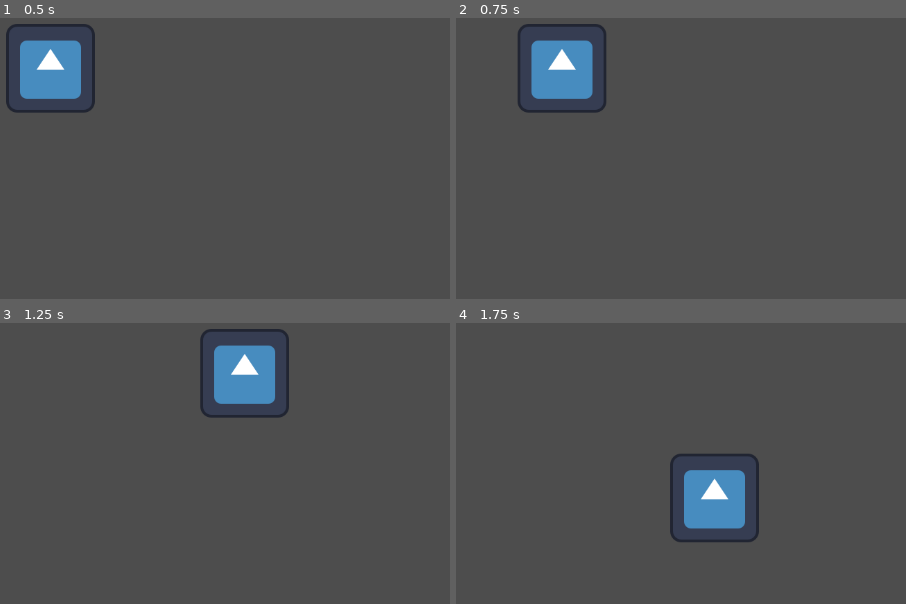
Above: before the commit, frames 1-4 (two rows, left to right).
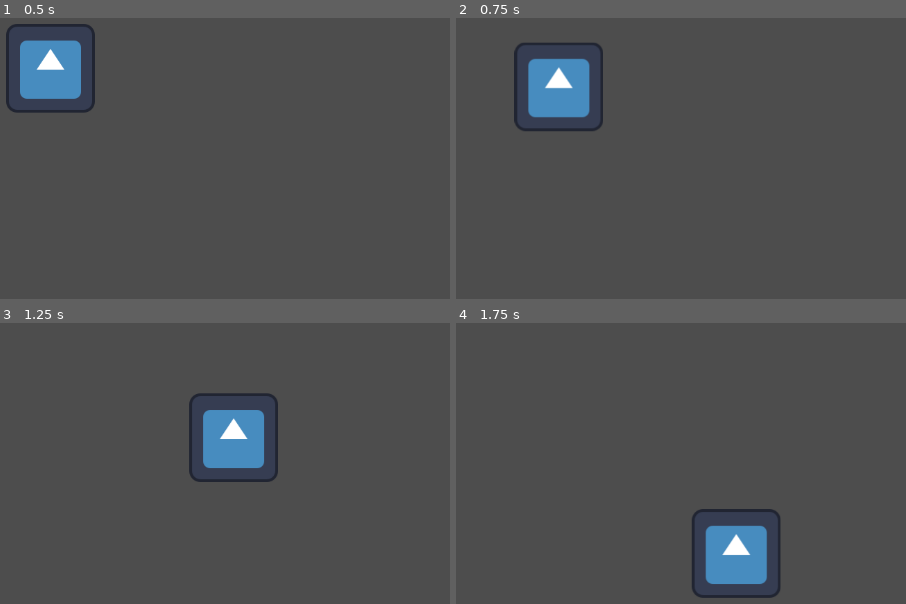
Above: after the commit, the same moments.

Repository: SilentPrincess108/jumpstart_game
Game: Godot game, scene res://scenes/player.tscn
Same seed, same stepped clock (60 frames per second), same inputs: the game is played once before the commit and once after it. The engine's default icon, where the game draws it, is replaced by a stand-in: a white triangle on a blue panel in a dark square.
Inputs (mouse positions are in pixels of both pictures, inside the frame that each line leads up to):
- Up to frame 1 (0.5 s): no input
- Up to frame 2 (0.75 s): tap Enter at 0.5 s; move the mouse to (681, 51) at 0.52 s; press the mouse at (681, 51) at 0.53 s; hold D (right) from 0.53 s (still down)
- Up to frame 3 (1.25 s): keep holding D (right)
- Up to frame 4 (1.75 s): move the mouse to (outside the picture) at 1.27 s; release D (right) at 1.28 s; release the mouse at (outside the picture) at 1.28 s; hold Down (down) from 1.28 s (still down); click (outside the picture) at 1.35 s

Frame 1 is identical in both runs. In frame 2, 3.7% of the frame differs, in the area x 12-34%, y 2-41%; in frame 3, 6.9%, in the area x 42-65%, y 2-57%; in frame 4, 6.7%.

Commit message:
tried to implement click and follow but does NOT WORK!!!

Diff:
--- a/project.godot
+++ b/project.godot
@@ -45,6 +45,11 @@
 , Object(InputEventKey,"resource_local_to_scene":false,"resource_name":"","device":-1,"window_id":0,"alt_pressed":false …(183 unchanged characters)…
 ]
 }
+click={
+"deadzone": 0.2,
+"events": [Object(InputEventMouseButton,"resource_local_to_scene":false,"resource_name":"","device":-1,"window_id":0,"alt_pressed":false,"shift_pressed":false,"ctrl_pressed":false,"meta_pressed":false,"button_mask":0,"position":Vector2(0, 0),"global_position":Vector2(0, 0),"factor":1.0,"button_index":1,"canceled":false,"pressed":false,"double_click":false,"script":null)
+]
+}
 
 [rendering]
 
--- a/scripts/player.gd
+++ b/scripts/player.gd
@@ -1,11 +1,16 @@
 extends CharacterBody2D
 
 @export var speed = 400
+var target
 
-func get_input():
-	var input_direction = Input.get_vector("left","right","up","down")
-	velocity = input_direction * speed
+func _ready():
+	target = global_position
+
+func _input(event):
+	if event.is_action_pressed("click"):
+		target = get_global_mouse_position()
 
 func _physics_process(delta: float) -> void:
-	get_input()
-	move_and_slide()
+	velocity = global_position.direction_to(target) * speed
+	if global_position.distance_to(target) > 10:
+		move_and_slide()
